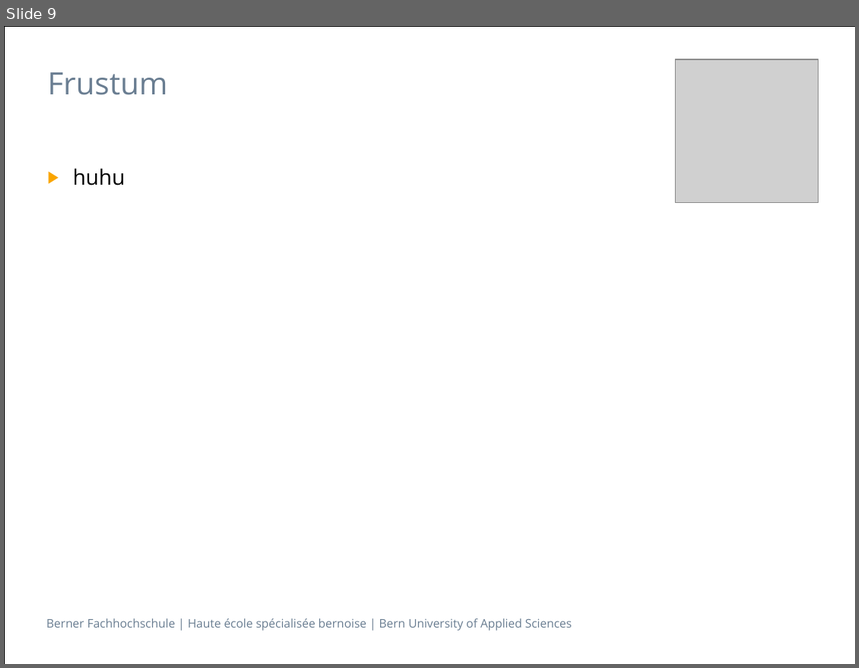
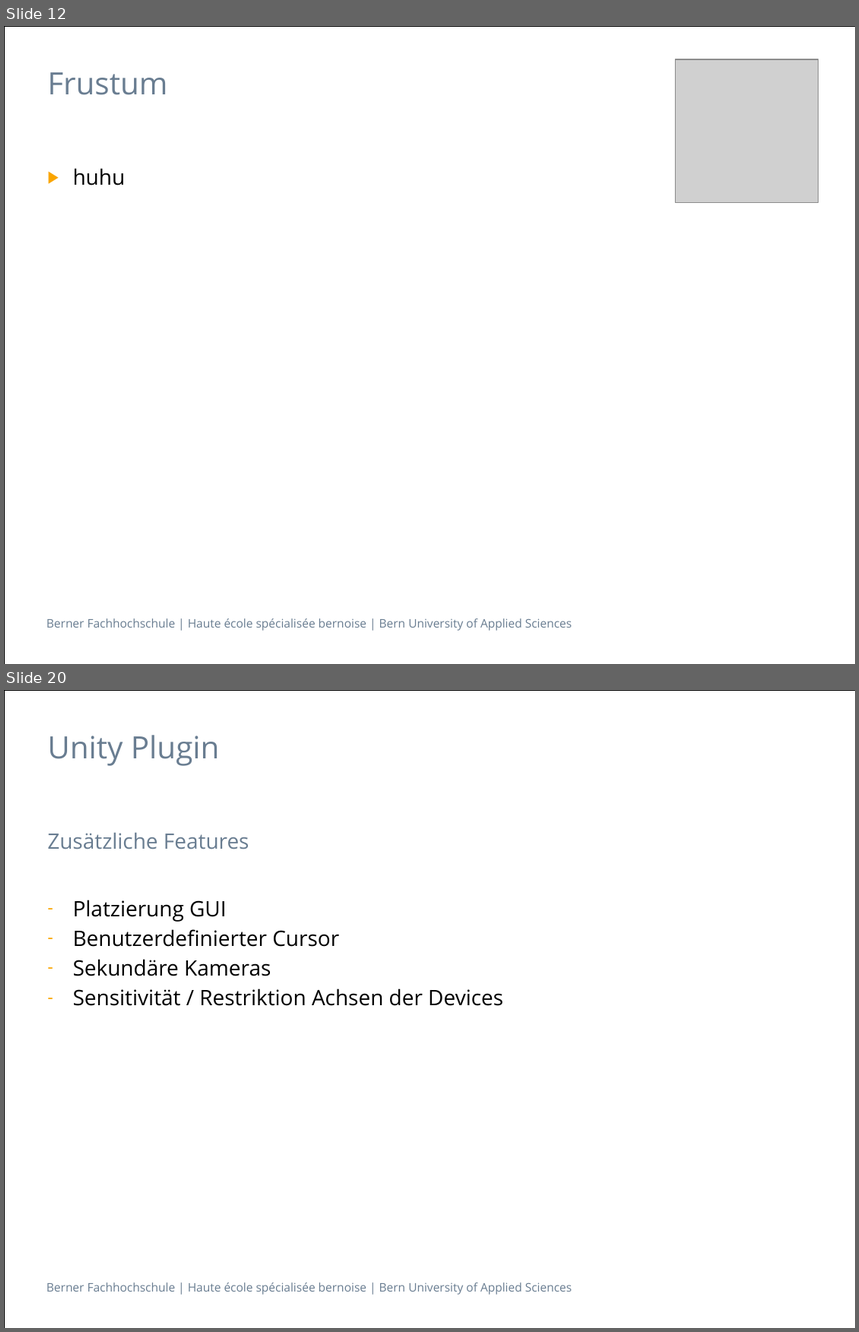
Before and after one commit to cpvrlab/UnityCavePlugin, a slide deck: docs/Presentation/Presentation_part_julien.pptx. Shown one above the other, each under a label of ours: slide 9 before the commit, slides 12 and 20 after it; the slides between them are not shown. The pictures are 859x668 and 859x1332 pixels, drawn with LibreOffice and Linux fonts; fonts in the diff are those of the drawing; grey boxes stand for pictures. Boxes give left, top, right and bottom in pixels: in the first picture for what was removed or moved away, otherwise in the second. Text is boxed around its words. In the diff, an @@ line names an element or a change of style, - is before the commit and + after.

```diff
--- a/docs/Presentation/Presentation_part_julien.pptx
+++ b/docs/Presentation/Presentation_part_julien.pptx
@@ slide 20 added at (x1=4, y1=690, x2=855, y2=1328), background #FFFFFF; not listed: 2 template elements that a slide beside it also shows @@
@@ title added at (x1=47, y1=735, x2=219, y2=766), 26 pt, text #697D91 @@
+Unity Plugin
@@ text added at (x1=47, y1=832, x2=249, y2=849), 18 pt, text #697D91 @@
+Zusätzliche Features
@@ text added at (x1=73, y1=900, x2=503, y2=1006), 18 pt, text #000000 @@
+– Platzierung GUI
+– Benutzerdefinierter Cursor
+– Sekundäre Kameras
+– Sensitivität / Restriktion Achsen der Devices
@@ what was slide 9 is now slide 12 @@
```
Also in this commit, not shown: 4 slides changed, 23 other slides added, 1 slide removed, 19 other files.
